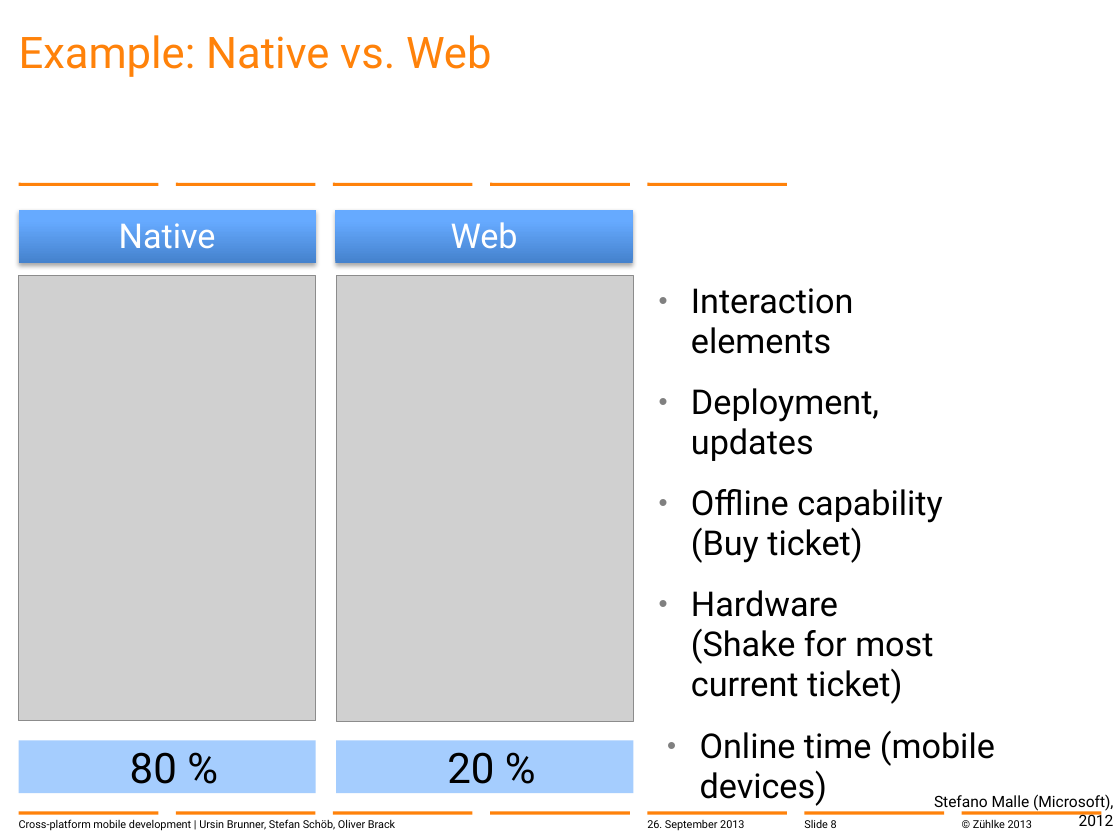
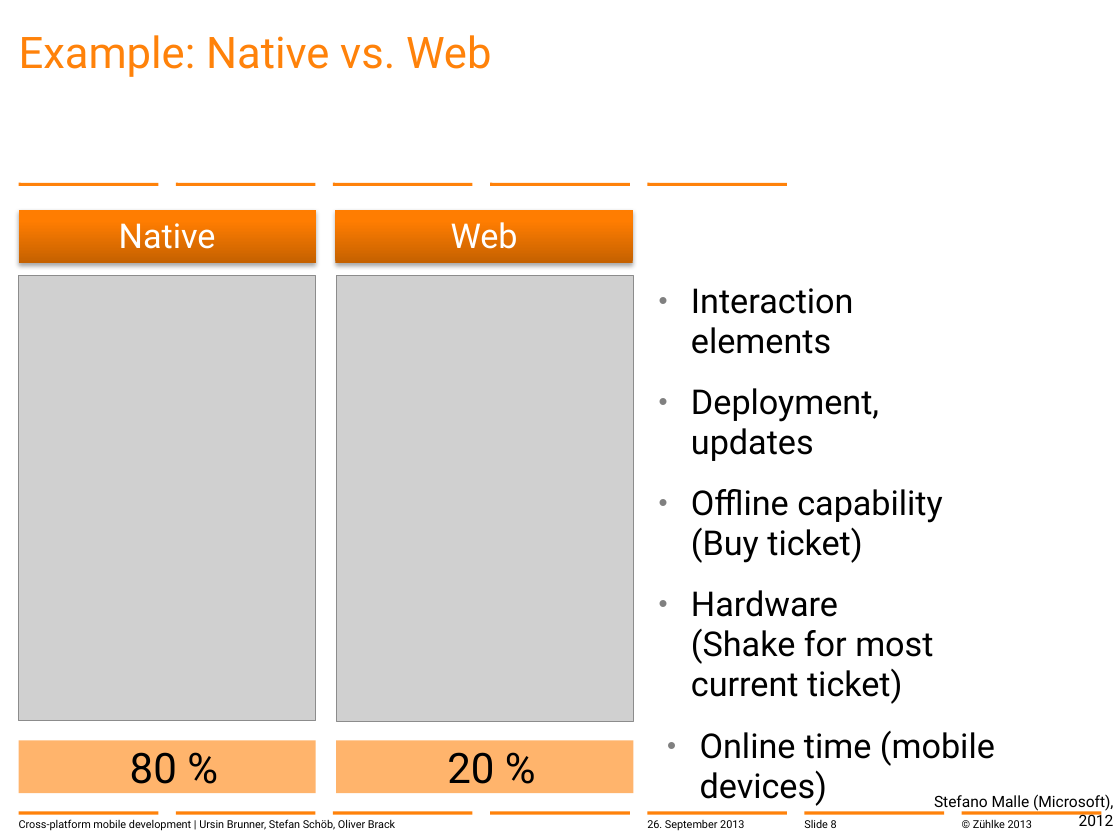
Before and after one commit to brunnurs/zxm, a slide deck: slide 8 of docs/13-09-26 Cross-platform mobile development with C#.pptx. Drawn at 1120x840 pixels with LibreOffice and Linux fonts; fonts in the diff are those of the drawing; grey boxes stand for pictures; background and template pictures are left out. Boxes give left, top, right and bottom in pixels: in the first picture for what was removed or moved away, otherwise in the second. Text is boxed around its words. In the diff, an @@ line names an element or a change of style, - is before the commit and + after.

Commit message:
Slides

```diff
--- a/docs/13-09-26 Cross-platform mobile development with C#.pptx
+++ b/docs/13-09-26 Cross-platform mobile development with C#.pptx
@@ text "Native" at box(19, 209, 316, 262): fill gradient #4682CD to #67ABFF to #68ABFF to gradient #C66100 to #FF7E02 to #FF7E03 @@
@@ text "Web" at box(336, 209, 633, 262): fill gradient #4682CD to #67ABFF to #68ABFF to gradient #C66100 to #FF7E02 to #FF7E03 @@
@@ rectangle "80 %" at box(19, 740, 316, 793): fill #A5CDFE to #FFB46C @@
@@ rectangle "20 %" at box(336, 740, 633, 793): fill #A5CDFE to #FFB46C @@
```
Also in this commit, not shown: 5 other slides changed.
